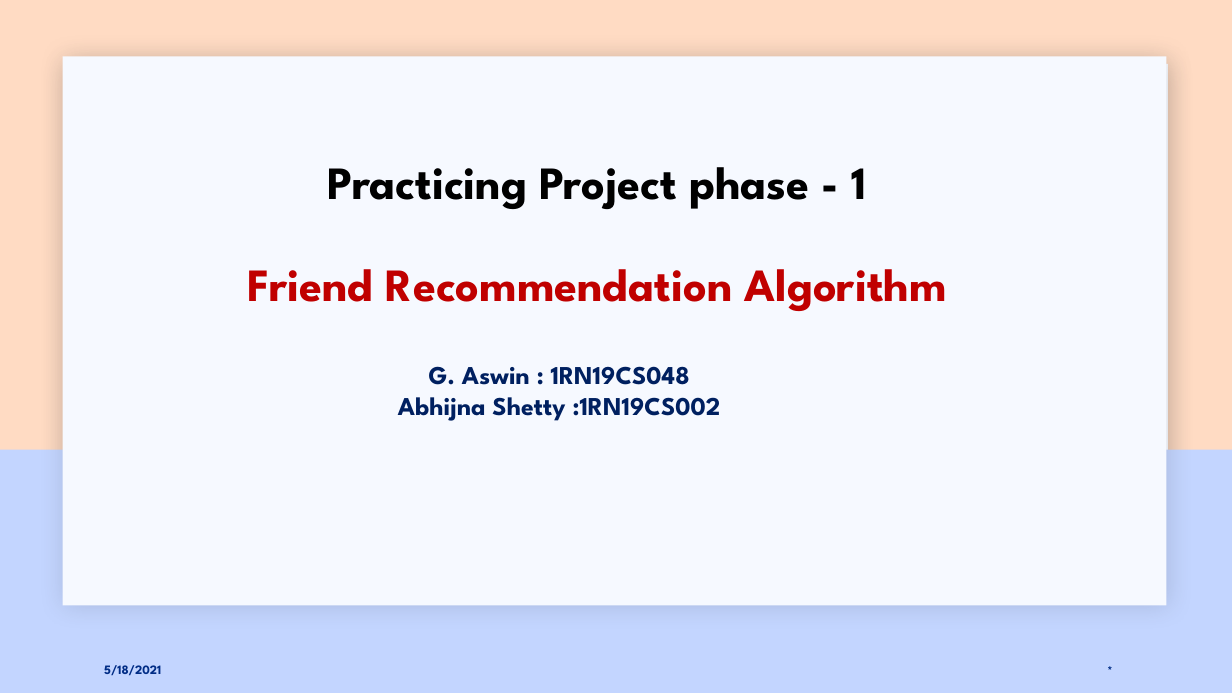
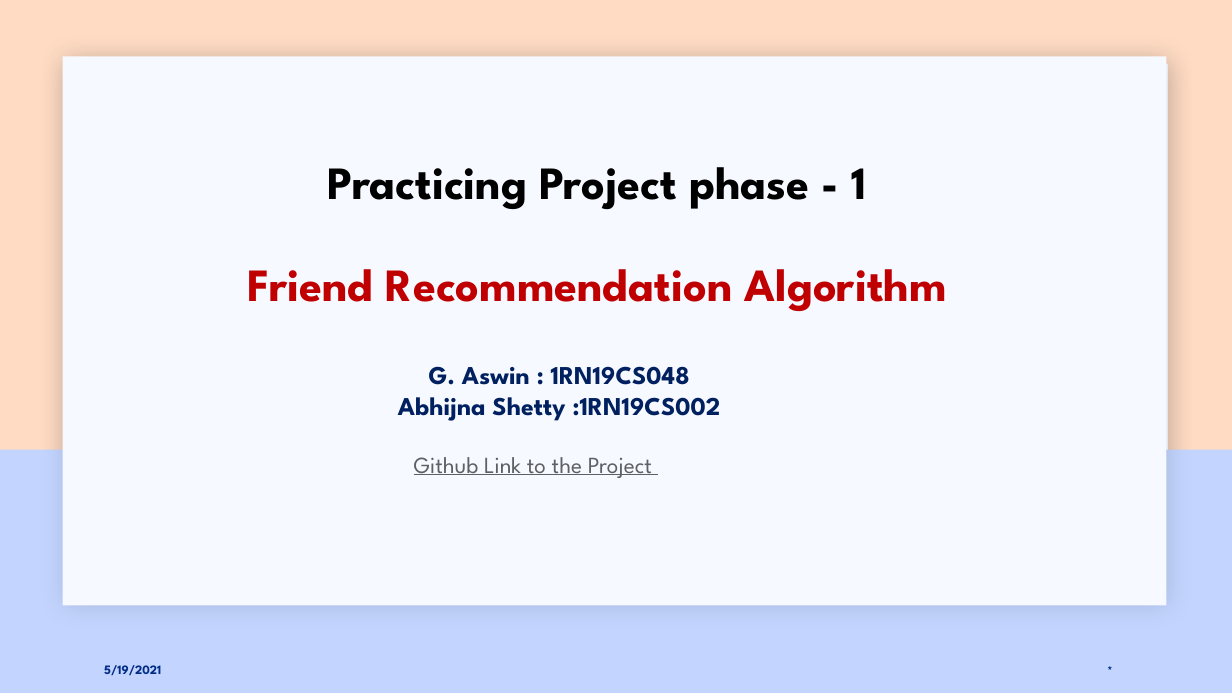
Before and after one commit to G-Aswin/Friend-Recommendation-Algorithm, a slide deck: slide 1 of Presentation (2).pptx. Drawn at 1232x693 pixels with LibreOffice and Linux fonts; fonts in the diff are those of the drawing; background and template pictures are left out. Boxes give left, top, right and bottom in pixels: in the first picture for what was removed or moved away, otherwise in the second. Text is boxed around its words. In the diff, an @@ line names an element or a change of style, - is before the commit and + after.

```diff
--- a/Presentation (2).pptx
+++ b/Presentation (2).pptx
@@ text added at [414,457,652,478], 18 pt, text #5F6063, underline @@
+Github Link to the Project
@@ text at [104,665,161,676]: text changed @@
-5/18/2021
+5/19/2021
```
Also in this commit, not shown: 6 other slides changed, 2 other files.
